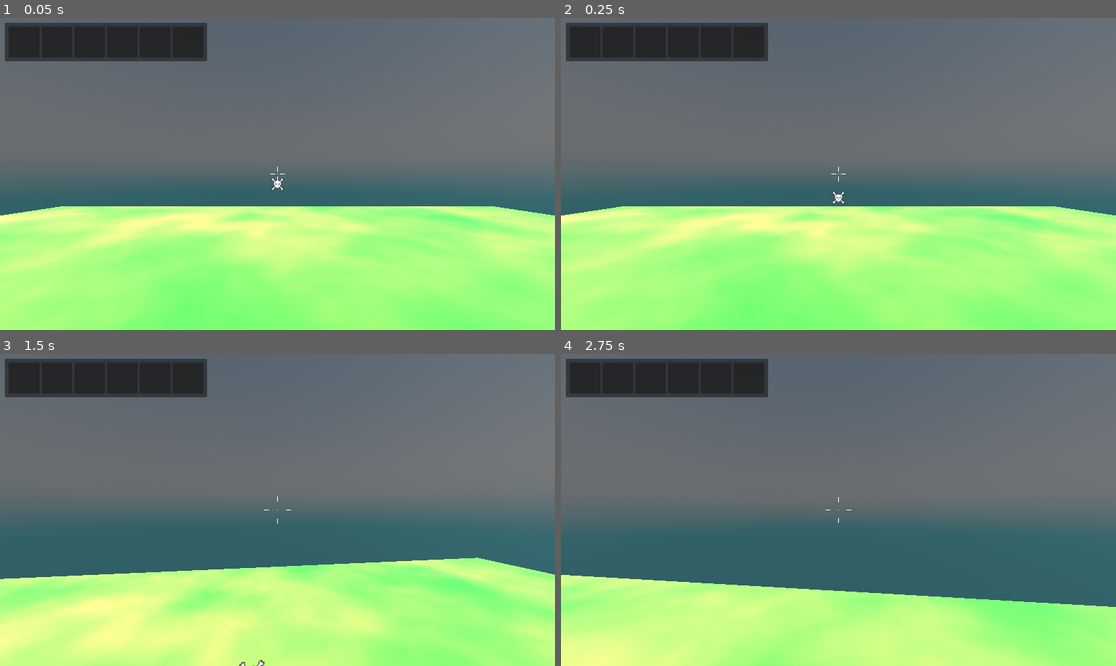
Above: before the commit, frames 1-4 (two rows, left to right).
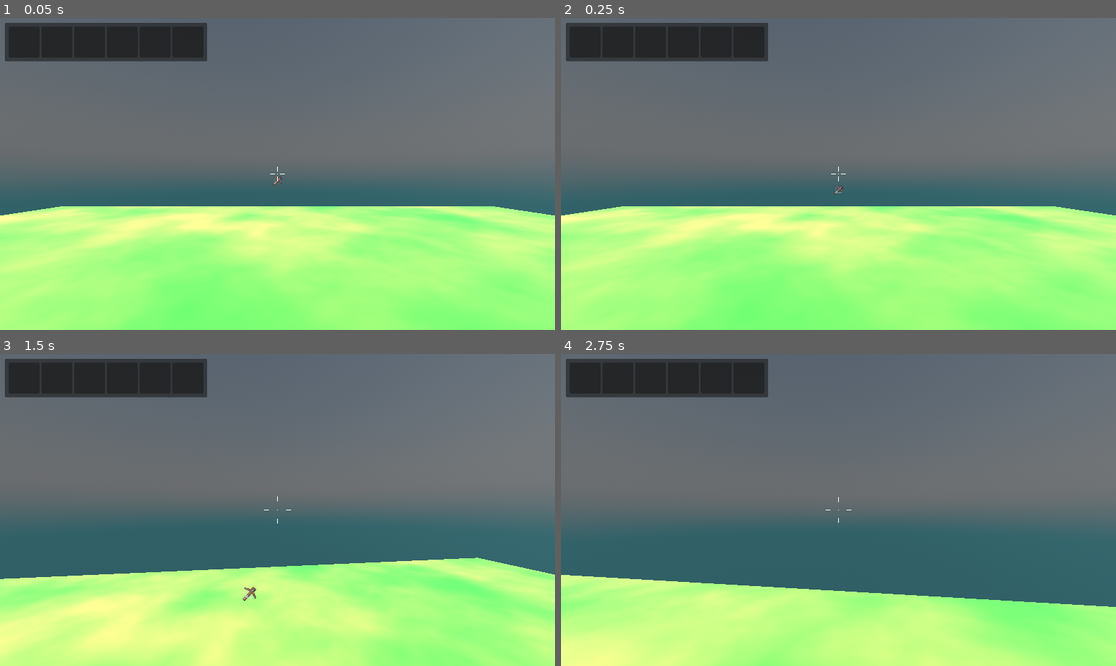
Above: after the commit, the same moments.

Repository: toledosq/godot_weapon_manager
Game: Godot game, scene res://main.tscn
The game is run twice, just before and just after one commit, with the same random seed, the same clock (stepped at 60 frames per second) and the same inputs.
Inputs (mouse positions are in pixels of both pictures, inside the frame that each line leads up to):
- Up to frame 1 (0.05 s): no input
- Up to frame 2 (0.25 s): no input
- Up to frame 3 (1.5 s): tap Enter at 0.5 s; move the mouse to (271, 516) at 0.52 s; hold W (move_forward) from 0.53 s (still down); tap Ctrl (crouch) at 0.6 s; click (271, 516) at 0.67 s; tap Space (jump) at 0.77 s; move the mouse to (316, 513) at 1.27 s; tap E (interact) at 1.35 s
- Up to frame 4 (2.75 s): keep holding W (move_forward); tap Space (jump) at 1.52 s; move the mouse to (794, 506) at 2.02 s; tap Shift (sprint) at 2.1 s

The runs differ from the first frame. In frame 1, less than 0.1% of the frame differs, in the area x 48-52%, y 50-56%; in frame 2, less than 0.1%; in frame 3, less than 0.1%, in the area x 43-48%, y 74-100%; in frame 4, nothing differs.

Commit message:
Add ranged weapon resource

Diff:
--- a/assets/items/textures/test_icons_atlas.tres
+++ b/assets/items/textures/test_icons_atlas.tres
@@ -4,4 +4,4 @@
 
 [resource]
 atlas = ExtResource("1_5px4x")
-region = Rect2(0, 0, 32, 32)
+region = Rect2(128, 192, 32, 32)
--- a/item/item_data_weapon.gd
+++ b/item/item_data_weapon.gd
@@ -1,5 +1,12 @@
 class_name ItemDataWeapon extends ItemData
 
+@export_group("Weapon Defaults")
 @export var player_model: PackedScene
 @export var base_damage: int
 @export var base_range: int
+
+@export_group("Transforms")
+@export var default_position: Vector3
+@export var default_rotation: Vector3
+@export var ads_position: Vector3
+@export var ads_rotation: Vector3
--- /dev/null
+++ b/item/item_data_weapon_ranged.gd
@@ -0,0 +1,5 @@
+class_name ItemDataWeaponRanged extends ItemDataWeapon
+
+@export var current_ammo: int
+@export var ammo_type: String # TODO: this should be an enum defined somewhere globally
+@export var projectile: PackedScene
--- /dev/null
+++ b/item/items/glock.tres
@@ -0,0 +1,25 @@
+[gd_resource type="Resource" script_class="ItemDataWeaponRanged" load_steps=4 format=3 uid="uid://bke0gsniyl1t4"]
+
+[ext_resource type="Script" path="res://item/item_data_weapon_ranged.gd" id="1_lot0o"]
+[ext_resource type="Texture2D" uid="uid://dk0xksws8yuka" path="res://assets/items/textures/test_icons.png" id="2_8v6ns"]
+
+[sub_resource type="AtlasTexture" id="AtlasTexture_pudp5"]
+atlas = ExtResource("2_8v6ns")
+region = Rect2(128, 192, 32, 32)
+
+[resource]
+script = ExtResource("1_lot0o")
+current_ammo = 10
+ammo_type = ""
+base_damage = 20
+base_range = 1000
+default_position = Vector3(0, 0, 0)
+default_rotation = Vector3(0, 0, 0)
+ads_position = Vector3(0, 0, 0)
+ads_rotation = Vector3(0, 0, 0)
+itemID = 1
+name = "Glock"
+value = 300
+description = "Ol reliable"
+stackable = false
+texture = SubResource("AtlasTexture_pudp5")
--- a/item/items/pistol.tres
+++ b/item/items/pistol.tres
@@ -1,15 +1,23 @@
-[gd_resource type="Resource" script_class="ItemDataWeapon" load_steps=3 format=3 uid="uid://cnfo30nhkfxvp"]
+[gd_resource type="Resource" script_class="ItemDataWeapon" load_steps=4 format=3 uid="uid://cnfo30nhkfxvp"]
 
 [ext_resource type="Script" path="res://item/item_data_weapon.gd" id="1_cf11b"]
-[ext_resource type="Texture2D" uid="uid://j0ormpwrrvx" path="res://assets/items/textures/test_icons_atlas.tres" id="2_q6nkf"]
+[ext_resource type="Texture2D" uid="uid://dk0xksws8yuka" path="res://assets/items/textures/test_icons.png" id="2_rbbme"]
+
+[sub_resource type="AtlasTexture" id="AtlasTexture_n4ii3"]
+atlas = ExtResource("2_rbbme")
+region = Rect2(0, 0, 32, 32)
 
 [resource]
 script = ExtResource("1_cf11b")
 base_damage = 20
 base_range = 1000
+default_position = Vector3(0, 0, 0)
+default_rotation = Vector3(0, 0, 0)
+ads_position = Vector3(0, 0, 0)
+ads_rotation = Vector3(0, 0, 0)
 itemID = 0
 name = "Pistol"
 value = 220
 description = "Not one of a kind"
 stackable = false
-texture = ExtResource("2_q6nkf")
+texture = SubResource("AtlasTexture_n4ii3")
--- a/test_world.tscn
+++ b/test_world.tscn
@@ -2,7 +2,7 @@
 
 [ext_resource type="PackedScene" uid="uid://cc1m2a1obsyn4" path="res://addons/fpc/character.tscn" id="1_e18vq"]
 [ext_resource type="PackedScene" uid="uid://dgio4y25l8p1q" path="res://item/pickup/pickup.tscn" id="2_10460"]
-[ext_resource type="Resource" uid="uid://cnfo30nhkfxvp" path="res://item/items/pistol.tres" id="3_1xhwb"]
+[ext_resource type="Resource" uid="uid://bke0gsniyl1t4" path="res://item/items/glock.tres" id="3_sco3g"]
 [ext_resource type="Script" path="res://inventory/slot_data.gd" id="4_kjg3y"]
 
 [sub_resource type="Gradient" id="Gradient_ur0vy"]
@@ -35,7 +35,7 @@
 
 [sub_resource type="Resource" id="Resource_bet0b"]
 script = ExtResource("4_kjg3y")
-item_data = ExtResource("3_1xhwb")
+item_data = ExtResource("3_sco3g")
 quantity = 1
 
 [node name="test_world" type="Node3D"]
@@ -57,5 +57,5 @@
 shadow_enabled = true
 
 [node name="Pickup" parent="." instance=ExtResource("2_10460")]
-transform = Transform3D(1, 0, 0, 0, 1, 0, 0, 0, 1, 0, 1.30056, -4.1247)
+transform = Transform3D(1, 0, 0, 0, 1, 0, 0, 0, 1, 0, 1.30056, -6.09891)
 slot_data = SubResource("Resource_bet0b")
